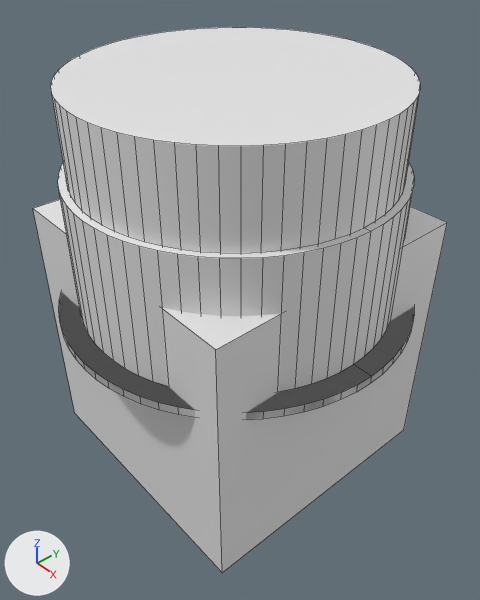
The Blender file lens-caps/10mm.blend: old version first, new version second.
One viewpoint serves both versions: a 50 mm camera at (15.2, -13.06, 11.76) aimed at (0.42, -0.2, -2.49). Arrows for +X, +Y and +Z are at lower left; the lights stay in place. Mesh edges are drawn as thin lines.

Objects in the first picture: 'Cube', 'NEG', 'POS', 'POS.001'.
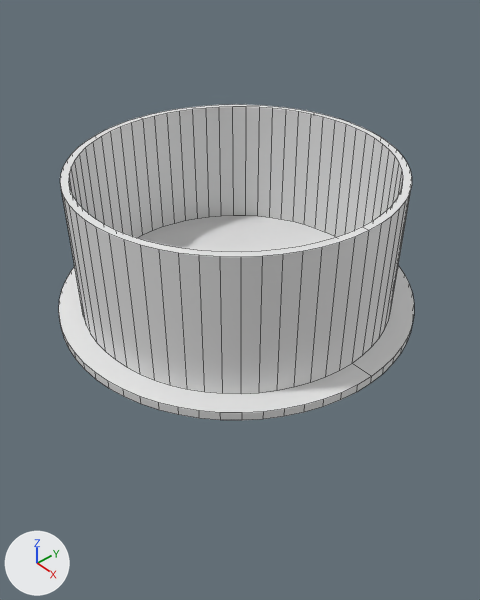
Changed parts and their boxes [x1, y1, x2, y2] in the pictures (480 x 600 px):
```json
{"object": "POS", "change": "rescaled, reshaped", "before": [58, 163, 414, 420], "after": [59, 104, 414, 420]}
{"object": "NEG", "change": "hidden", "before": [51, 27, 420, 253]}
{"object": "Cube", "change": "hidden", "before": [33, 199, 447, 572]}
{"object": "POS.001", "change": "hidden", "before": [59, 293, 414, 420]}
```

Edits to the scene script, one JSON object a line:
```json
{"op": "add", "block": "ob_cube", "code": "ob_cube.hide_viewport = True"}
{"op": "set", "path": "ob_neg.scale", "old": "(5.38, 5.38, 2.42)", "new": "(5.32, 5.32, 2.42)"}
{"op": "add", "block": "ob_neg", "code": "ob_neg.hide_viewport = True"}
{"op": "add", "block": "ob_pos_001", "code": "ob_pos_001.hide_viewport = True"}
{"op": "set", "path": "ob_pos.scale", "old": "(5.64, 5.64, 2.54)", "new": "(5.57, 5.57, 2.54)"}
```
